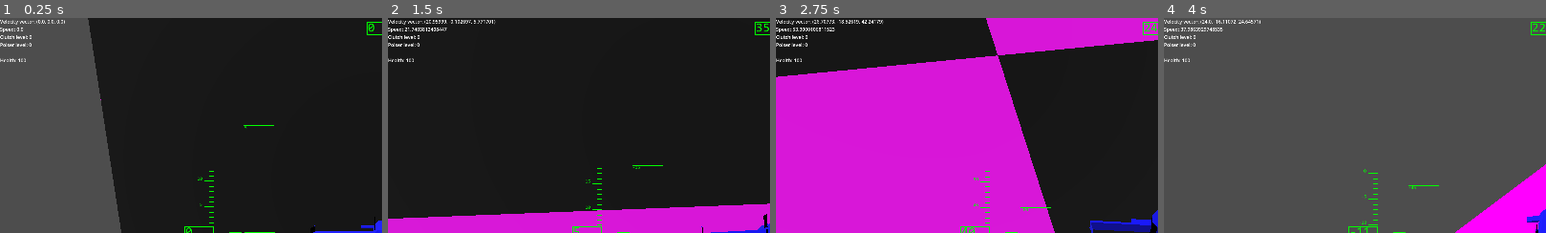
Above: before the commit, frames 1-4 (left to right).
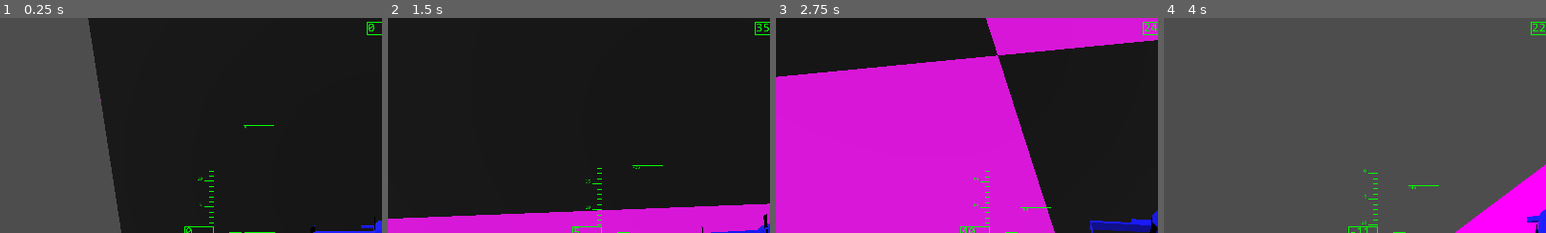
Above: after the commit, the same moments.

Repository: voidstarjms/shimmer
Game: Godot game, scene res://main.tscn
Same seed, same stepped clock (60 frames per second), same inputs: the game is played once before the commit and once after it.
Inputs:
- Up to frame 1 (0.25 s): no input
- Up to frame 2 (1.5 s): tap Enter at 0.5 s; hold E (strafe_right) 0.53-1.28 s; hold Shift 0.53-1.28 s; hold I (pitch_down) from 1.28 s (still down); tap Space (dash) at 1.35 s
- Up to frame 3 (2.75 s): tap Shift at 1.55, 2.3 s; release I (pitch_down) at 2.03 s; hold E (strafe_right) from 2.03 s (still down); hold A (roll_ccw) from 2.03 s (still down)
- Up to frame 4 (4 s): release E (strafe_right) at 2.78 s; release A (roll_ccw) at 2.78 s; hold K (pitch_up) 2.78-3.53 s; tap D (roll_cw) at 2.85 s; tap Shift at 3.05 s; hold Q (strafe_left) from 3.53 s (still down); hold Shift from 3.53 s (still down)
The pictures show only the part of the screen within x 0-50%, y 0-50%; the shares and areas given below are measured in that part.

The runs differ from the first frame. In frame 1, 0.4% of the frame differs, in the area x 0-17%, y 0-21%; in frame 2, 0.7%; in frame 3, 0.7%, in the area x 0-29%, y 0-21%; in frame 4, 0.6%.
Error after the commit: Invalid access to property or key 'drive_lvl' on a base object of type 'CharacterBody3D (shimwing_abstract.gd)'. (res://label.gd:7)

Commit message:
Added drive level debug. Updated bounds for lateral and vertical speed gauges

Diff:
--- a/core/entities/player/player.gd
+++ b/core/entities/player/player.gd
@@ -6,6 +6,7 @@
 var debug = true
 var debug_F2_tap = false
 var debug_F3_tap = false
+var debug_F4_tap = false
 var debug_F5_tap = false
 
 var cam_prev_y = Vector3.UP
@@ -70,8 +71,8 @@
 			$"..".compute_handling_stats()
 
 			# Update max display values for lateral and vertical velocity gauges
-			$"../../Camera3D/GUI".lat_vel_gauge.set_max_value(int($"..".max_spd * 1.25))
-			$"../../Camera3D/GUI".vrt_vel_gauge.set_max_value(int($"..".max_spd * 1.25))
+			$"../../Camera3D/GUI".lat_vel_gauge.set_max_value(int($"..".max_spd * 2))
+			$"../../Camera3D/GUI".vrt_vel_gauge.set_max_value(int($"..".max_spd * 2))
 		if !Input.is_key_pressed(KEY_F2):
 			debug_F2_tap = false
 		# change poiser level
@@ -86,6 +87,19 @@
 			$"..".compute_handling_stats()
 		if !Input.is_key_pressed(KEY_F3):
 			debug_F3_tap = false
+		# change drive level
+		if Input.is_key_pressed(KEY_F4) and debug_F4_tap == false:
+			debug_F4_tap = true
+			if Input.is_key_label_pressed(KEY_SHIFT):
+				if $"..".drive_lvl > 0:
+					$"..".drive_lvl -= 1
+			else:
+				if $"..".drive_lvl < $"..".drive_max_lvl:
+					$"..".drive_lvl += 1
+			$"..".compute_handling_stats()
+			$"..".energy = $"..".max_energy
+		if !Input.is_key_pressed(KEY_F4):
+			debug_F4_tap = false
 		# change armor level
 		if Input.is_key_pressed(KEY_F5) and debug_F5_tap == false:
 			debug_F5_tap = true
--- a/core/entities/shimwing_abstract.gd
+++ b/core/entities/shimwing_abstract.gd
@@ -74,8 +74,8 @@
 const rotation_thrust_step = 0.001
 const poise_spring_const_step = 0.0059
 const poise_damping_step = 0.0025
-const max_energy_step = 100
-const energy_regen_step = energy_regen_base * max_energy_step / max_energy_base
+const max_energy_step = 50
+const energy_regen_step = energy_regen_base * float(max_energy_step) / max_energy_base
 const max_health_step = 20
 
 # Dash-related constants
--- a/core/ui/gui.gd
+++ b/core/ui/gui.gd
@@ -759,10 +759,12 @@
 	heading_number = NumberBox.new(Vector2(0.5 - altimeter_box_sz.x / 2, 0.01), altimeter_box_sz, gui_color, view_rect)
 	self.add_child(heading_number)
 
-	lat_vel_gauge = SlidingArrowGauge.new(Vector2(0.4, 0.85), Vector2(0.2, 0.02), 0, 30, 12, Vector2(0.05, 1), gui_color, view_rect)
+	# TODO this will need to pull from the player object to get the correct value when loading from save data
+	var max_spd = 24
+	lat_vel_gauge = SlidingArrowGauge.new(Vector2(0.4, 0.85), Vector2(0.2, 0.02), 0, 2 * max_spd, 12, Vector2(0.05, 1), gui_color, view_rect)
 	self.add_child(lat_vel_gauge)
 
-	vrt_vel_gauge = SlidingArrowGauge.new(Vector2(0.8, 0.35), Vector2(0.015, 0.3), 1, 30, 12, Vector2(0.05, 1), gui_color, view_rect)
+	vrt_vel_gauge = SlidingArrowGauge.new(Vector2(0.8, 0.35), Vector2(0.015, 0.3), 1, 2 * max_spd, 12, Vector2(0.05, 1), gui_color, view_rect)
 	self.add_child(vrt_vel_gauge)
 
 	var energy_bar_pos = Vector2(1 - health_bar_sz.x - health_bar_x_margin, health_bar_y)
--- a/label.gd
+++ b/label.gd
@@ -4,6 +4,8 @@
 	var vel_vec = $"../../ZealousJay".vel_vec
 	var eng_lvl = $"../../ZealousJay".clutch_lvl
 	var poi_lvl = $"../../ZealousJay".poiser_lvl
+	var drv_lvl = $"../../ZealousJay".drive_lvl
+	var arm_lvl = $"../../ZealousJay".deflector_lvl
 	var health = $"../../ZealousJay".health
-	text = "Velocity vector: %s \nSpeed: %s\nClutch level: %s\nPoiser level: %s\n
-		Health: %s" % [vel_vec, vel_vec.length(), eng_lvl, poi_lvl, health]
+	text = "Velocity vector: %s \nSpeed: %s\nClutch level: %s\nPoiser level: %s\n\
+		Drive level: %s\nDeflector level: %s" % [vel_vec, vel_vec.length(), eng_lvl, poi_lvl, drv_lvl, arm_lvl]
Not shown, changed: export_presets.cfg
